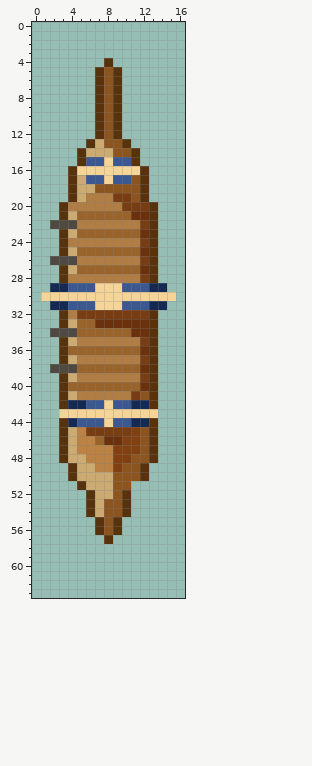
File history of a pixel-art sprite, assets/ship.png. Above: the version before the commit.
The file is 17x64 pixels.
New version:
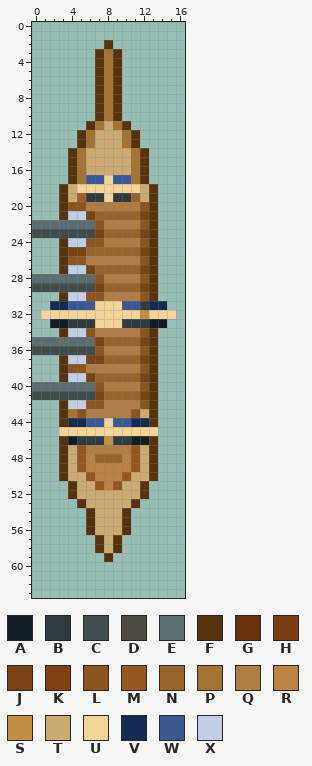
Palette (. is transparent): A #111c25  B #2f3b41  C #414c4f  D #4f4a41  E #5c6d72  F #57330d  G #6a310c  H #793d13  J #7a4313  K #814012  L #8c541f  M #95571e  N #99642b  P #a27333  Q #b07d45  R #bb8244  S #c38e44  T #cbab72  U #f5d498  V #152a53  W #3b5891  X #c2cee6
Diff:
Changed rows in their new state; - is an unchanged pixel.
first column x 0:
 2 --------F-------
 3 -------FPF------
 4 -------FPF------
 5 --------P-------
 6 --------P-------
 7 --------P-------
 8 --------P-------
 9 --------P-------
10 --------P-------
11 ------FPTPF-----
12 -----FPTTTPF----
13 -----FP-TTPF----
14 ----FP---TTPF---
15 ----FPTTTTTPF---
16 -----PTTTTTP----
17 -----P-----P----
18 ---FTUUUUUUUTF--
19 ---FTNBBUBBNTF--
20 ----LL----QQL---
21 ----XXJ----NJ---
22 EEEEEEEL----L---
23 CCCCCCCJ----J---
24 ----XXLL----L---
25 ----JJ------J---
26 --.FLL------L---
27 ----XXJ-----J---
28 EEEEEEEL----L---
29 CCCCCCCJNNNNJF.-
30 -..FXXLLQQQQLF..
31 ------------B---
32 -UUUUUUUUUUUSUUU
33 --AABBBUUUBBBAA-
34 --.FXXLQQQQQL---
35 EEEEEEEJNNNNJ---
36 CCCCCCCLQQQQL---
37 ----XXJJNNNNJ---
38 --.FLLQQQQQQL---
39 ----XXJNNNNNJ---
40 EEEEEEELQQQQL---
41 CCCCCCCJNNNNJ---
42 ----XXLLQQQQL---
43 ---FPLQQQQQLTF--
44 -----V----------
45 ---UUUUUUUUUUU--
46 ----ABBBSBBAA---
47 -----MQQQQQMT---
48 -----M-NNNRMT---
49 ---FTMR--RRMTF--
50 ---FT-MRRRMTTF--
51 ----FT-MRMTTF---
52 ----FTT--TTTF---
53 -----FT-TTTF----
54 --------TT------
55 ------FTTTF-----
56 ------FTTTF-----
57 -------FTF------
58 -------FTF------
59 --------F-------
Pixel boxes of the changes (left, top, right, bottom) in both pictures:
changed: (32, 40, 176, 562)
